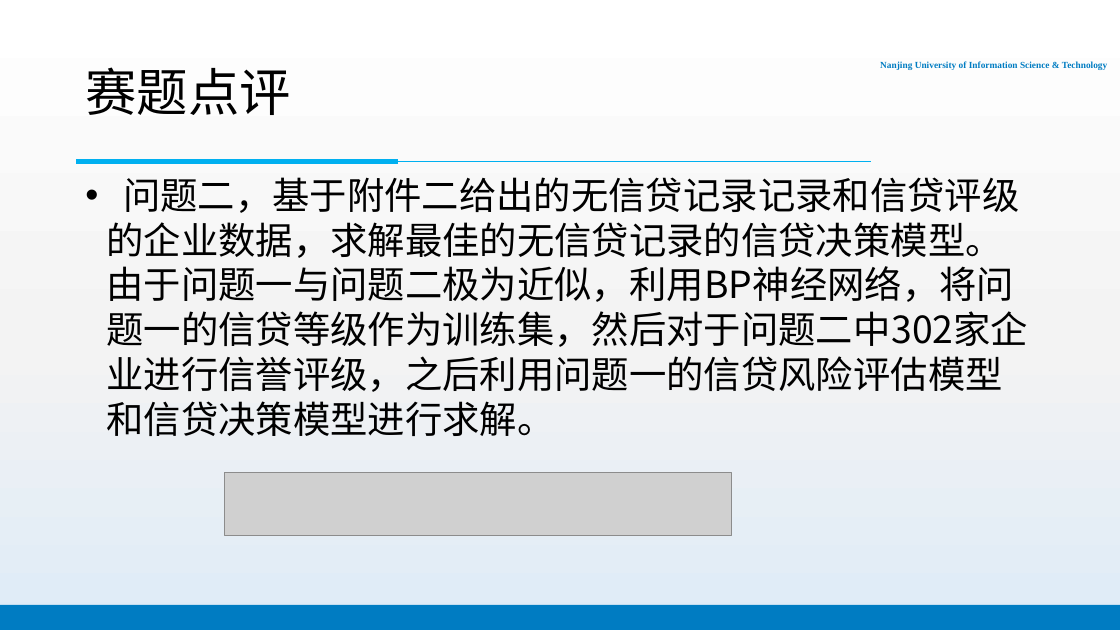
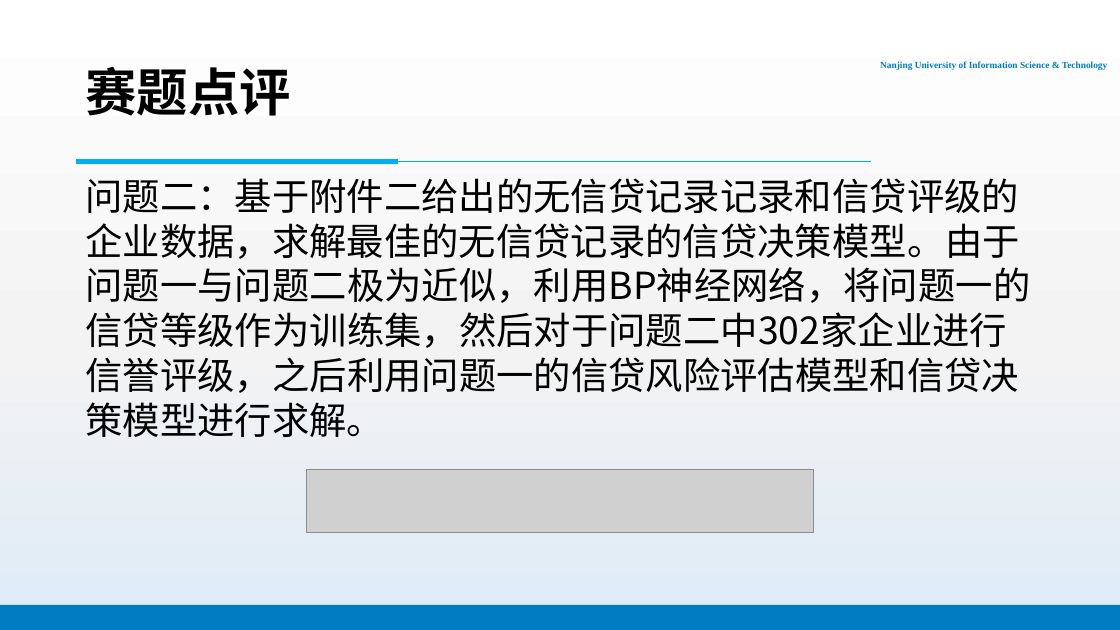
Before and after one commit to PhantomGMC/Week16-Math_model, a slide deck: slide 6 of 数模16周报告.pptx (slide 5 before the commit). Drawn at 1120x630 pixels with LibreOffice and Linux fonts; fonts in the diff are those of the drawing; grey boxes stand for pictures; background and template pictures are left out. Boxes give left, top, right and bottom in pixels: in the first picture for what was removed or moved away, otherwise in the second. Text is boxed around its words. In the diff, an @@ line names an element or a change of style, - is before the commit and + after.

```diff
--- a/数模16周报告.pptx
+++ b/数模16周报告.pptx
@@ title "赛题点评" at <box>85,67,290,116</box>: bold on @@
@@ text at <box>85,178,1030,437</box>: text changed @@
-• 问题二，基于附件二给出的无信贷记录记录和信贷评级的企业数据，求解最佳的无信贷记录的信贷决策模型。由于问题一与问题二极为近似，利用BP神经网络，将问题一的信贷等级作为训练集，然后对于问题二中302家企业进行信誉评级，之后利用问题一的信贷风险评估模型和信贷决策模型进行求解。
+问题二：基于附件二给出的无信贷记录记录和信贷评级的企业数据，求解最佳的无信贷记录的信贷决策模型。由于问题一与问题二极为近似，利用BP神经网络，将问题一的信贷等级作为训练集，然后对于问题二中302家企业进行信誉评级，之后利用问题一的信贷风险评估模型和信贷决策模型进行求解。
@@ picture: place and size @@
-picture at <box>224,473,732,536</box>
+picture at <box>307,470,814,533</box>
```
Also in this commit, not shown: 12 other slides changed, 8 slides added, 3 slides removed.
